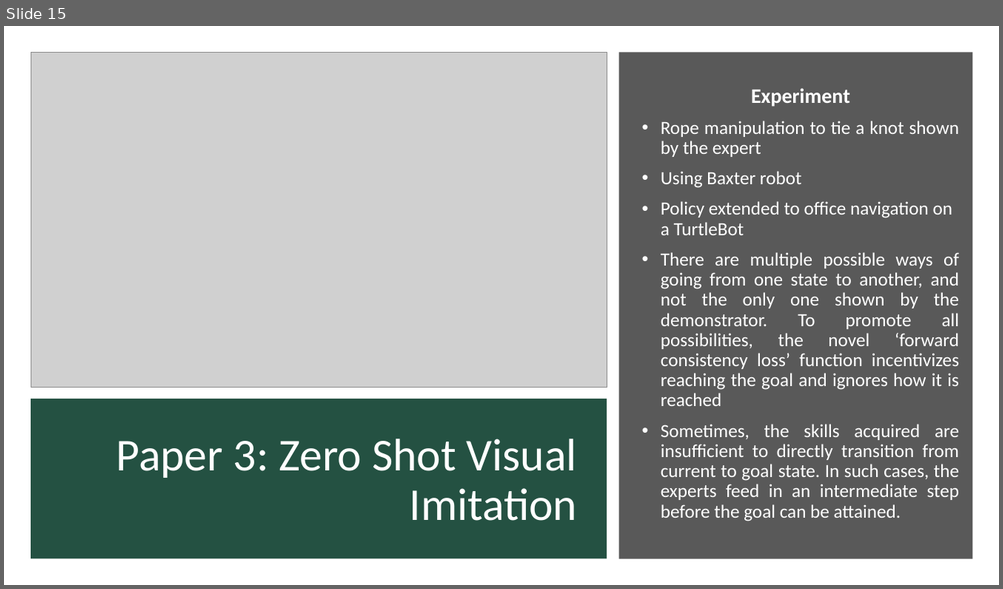
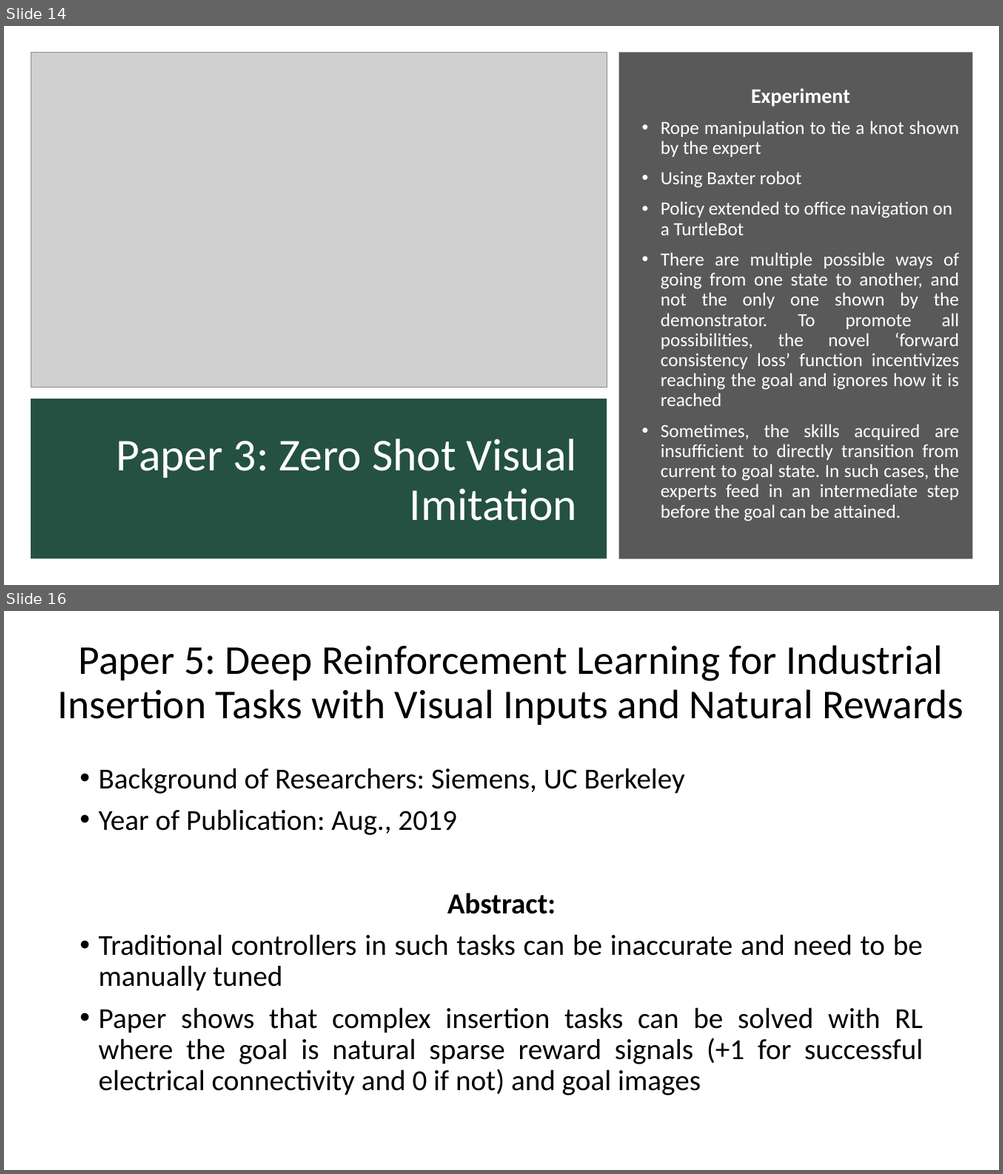
Before and after one commit to kaushikbalasundar/CPDM_DoBot, a slide deck: PPT1_Proposal.pptx. Shown one above the other, each under a label of ours: slide 15 before the commit, slides 14 and 16 after it; the slides between them are not shown. The pictures are 1003x589 and 1003x1174 pixels, drawn with LibreOffice and Linux fonts; fonts in the diff are those of the drawing; grey boxes stand for pictures. Boxes give left, top, right and bottom in pixels: in the first picture for what was removed or moved away, otherwise in the second. Text is boxed around its words. In the diff, an @@ line names an element or a change of style, - is before the commit and + after.

```diff
--- a/PPT1_Proposal.pptx
+++ b/PPT1_Proposal.pptx
@@ slide 16 added at (x1=4, y1=611, x2=999, y2=1170), background #FFFFFF @@
@@ title added at (x1=58, y1=645, x2=963, y2=725), 39.6 pt, text #000000 @@
+Paper 5: Deep Reinforcement Learning for Industrial Insertion Tasks with Visual Inputs and Natural Rewards
@@ text added at (x1=99, y1=768, x2=922, y2=1096), 28 pt, text #000000 @@
+• Background of Researchers: Siemens, UC Berkeley
+• Year of Publication: Aug., 2019
+Abstract:
+• Traditional controllers in such tasks can be inaccurate and need to be manually tuned
+• Paper shows that complex insertion tasks can be solved with RL where the goal is natural sparse reward signals (+1 for successful electrical connectivity and 0 if not) and goal images
@@ what was slide 15 is now slide 14 @@
```
Also in this commit, not shown: 5 slides changed, 4 other slides added, 4 slides removed, 2 other files.
